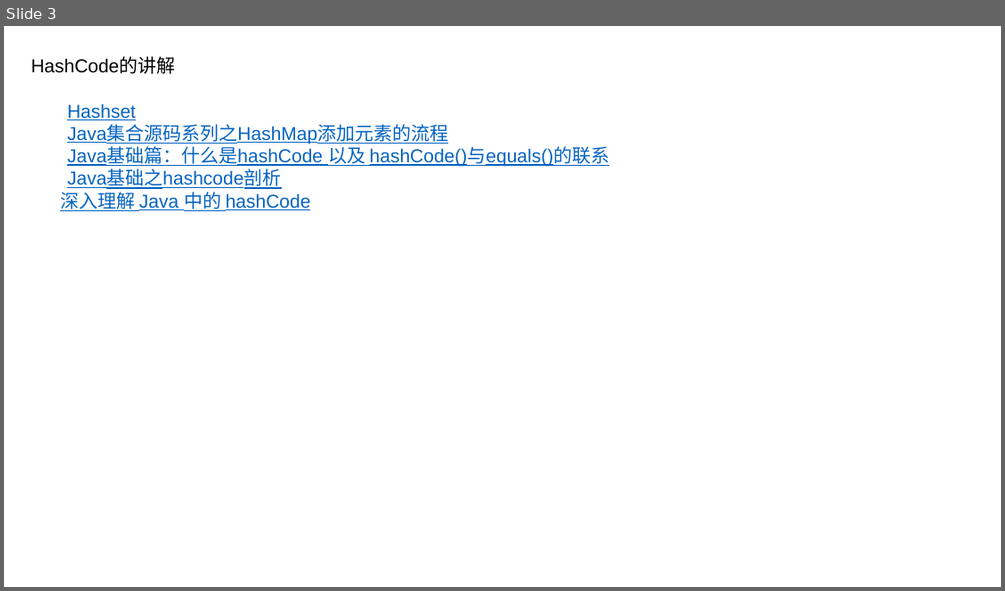
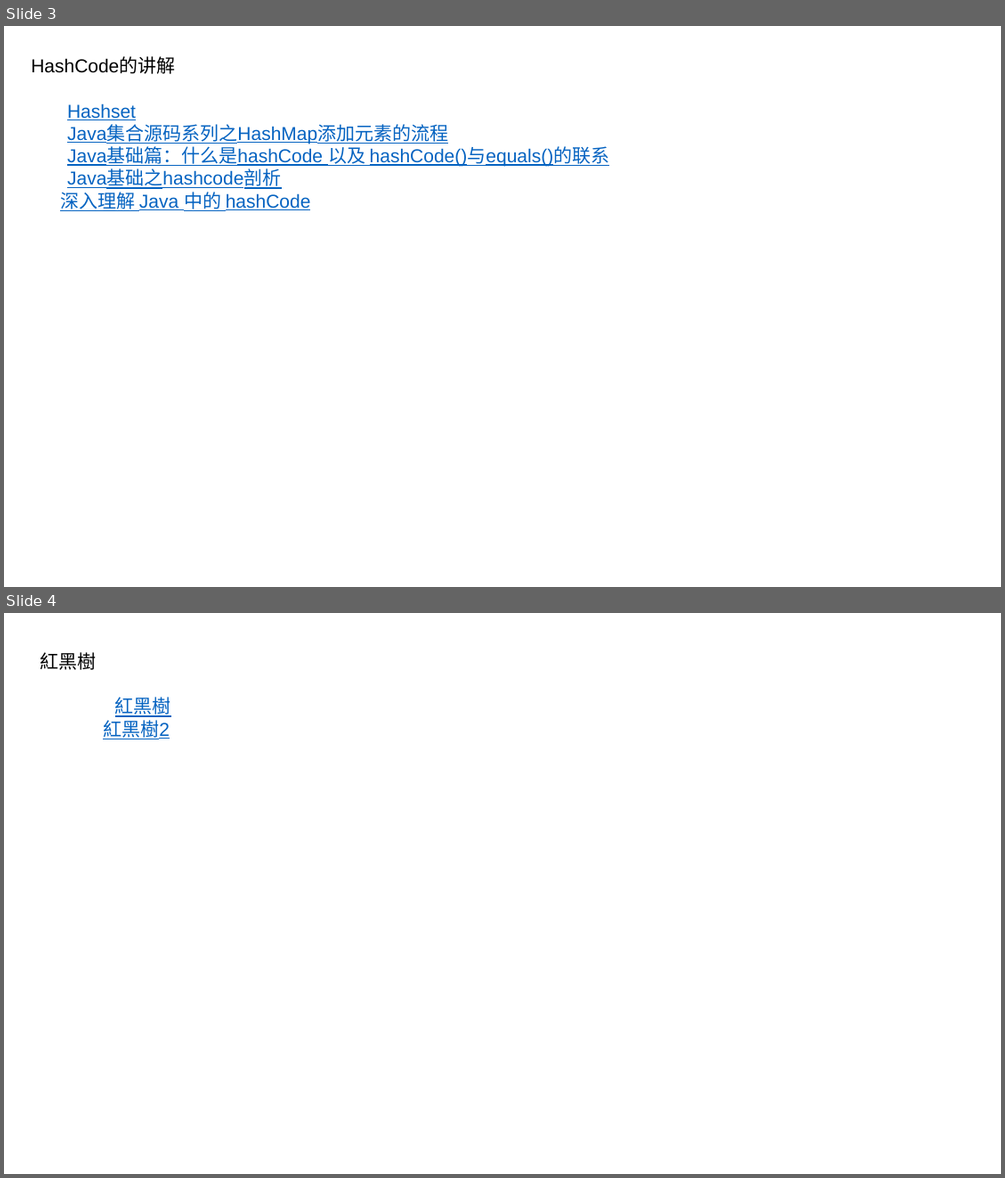
Before and after one commit to luchaojun/JavaSprint, a slide deck: JavaStudyRecord/JavaStudyRecord.pptx. Shown one above the other, each under a label of ours: slide 3 before the commit, slides 3 and 4 after it. The pictures are 1005x591 and 1005x1178 pixels, drawn with LibreOffice and Linux fonts; fonts in the diff are those of the drawing. Boxes give left, top, right and bottom in pixels: in the first picture for what was removed or moved away, otherwise in the second. Text is boxed around its words. In the diff, an @@ line names an element or a change of style, - is before the commit and + after.

Commit message:
Record more study information

```diff
--- a/JavaStudyRecord/JavaStudyRecord.pptx
+++ b/JavaStudyRecord/JavaStudyRecord.pptx
@@ slide 4 added at [4,613,1001,1174], background #FFFFFF @@
@@ text added at [40,652,171,739], 18 pt, text #0563C1, underline @@
+紅黑樹
+紅黑樹
+紅黑樹2
```
